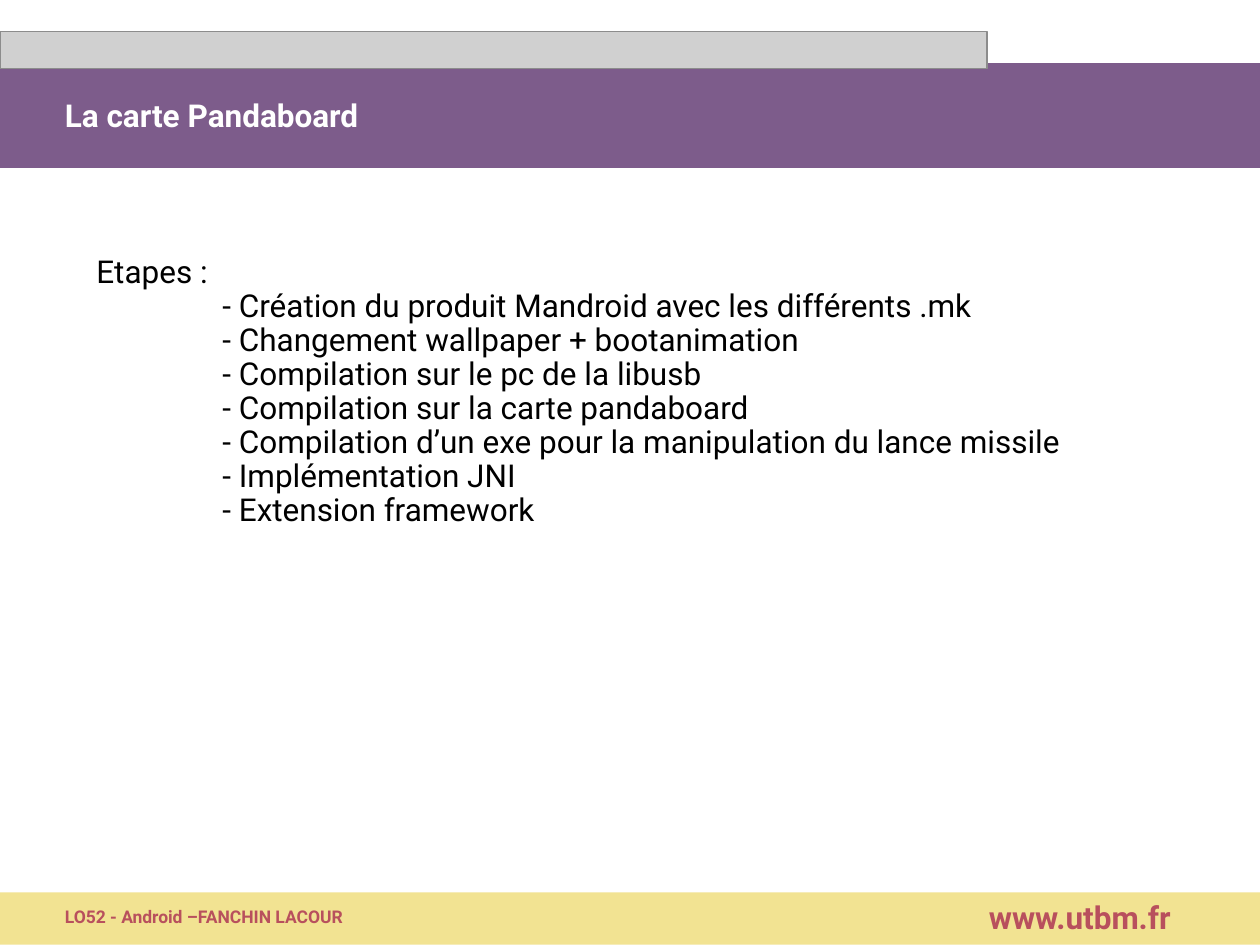
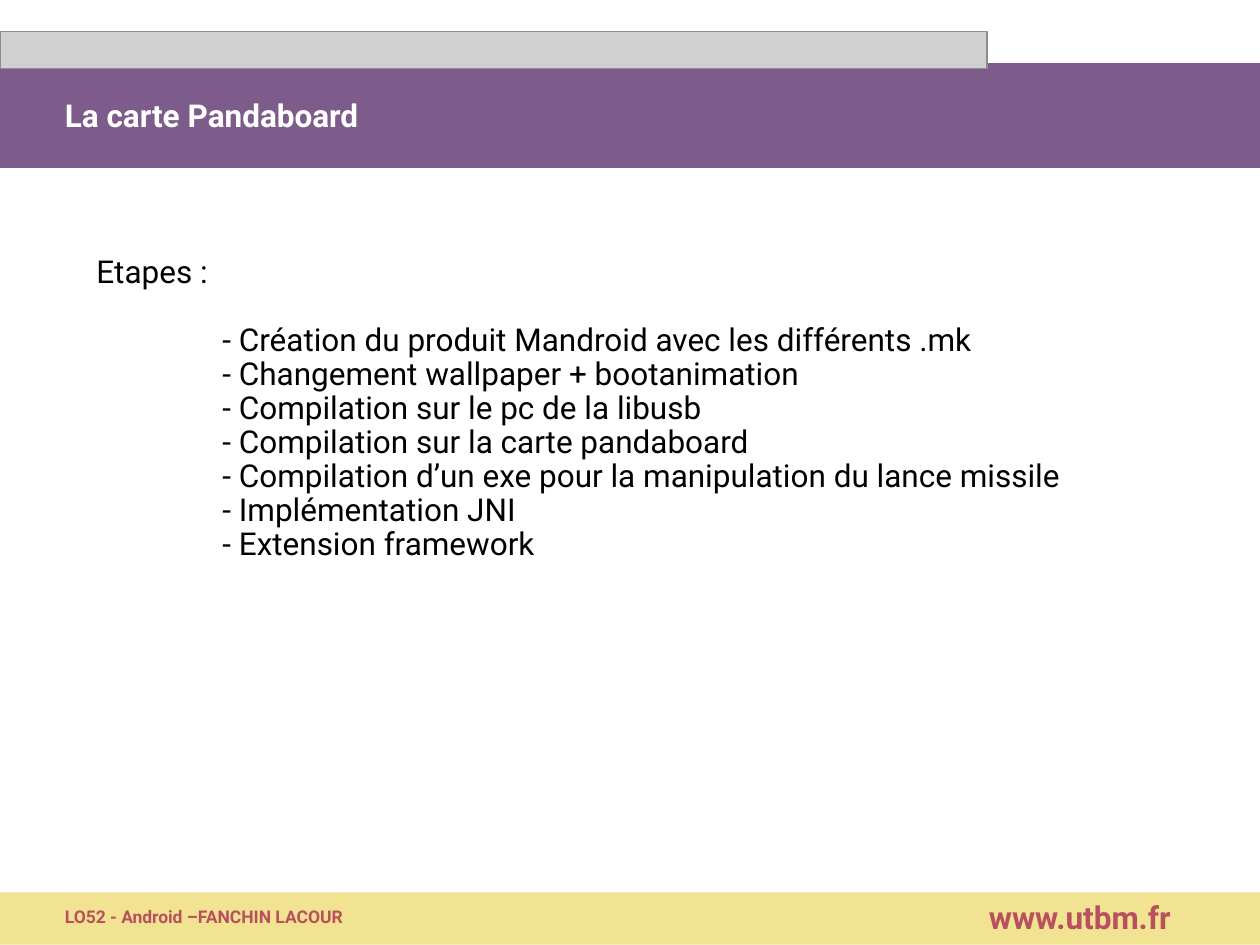
Before and after one commit to galoat/LO52_Android, a slide deck: slide 2 of presentation.ppt. Drawn at 1260x945 pixels with LibreOffice and Linux fonts; fonts in the diff are those of the drawing; grey boxes stand for pictures. Boxes give left, top, right and bottom in pixels: in the first picture for what was removed or moved away, otherwise in the second. Text is boxed around its words. In the diff, an @@ line names an element or a change of style, - is before the commit and + after.

```diff
--- a/presentation.ppt
+++ b/presentation.ppt
@@ title "Etapes : - Création du ..." rewrapped from <box>96,260,1060,522</box> to <box>96,260,1060,556</box> @@
```
Also in this commit, not shown: 3 other slides changed.
